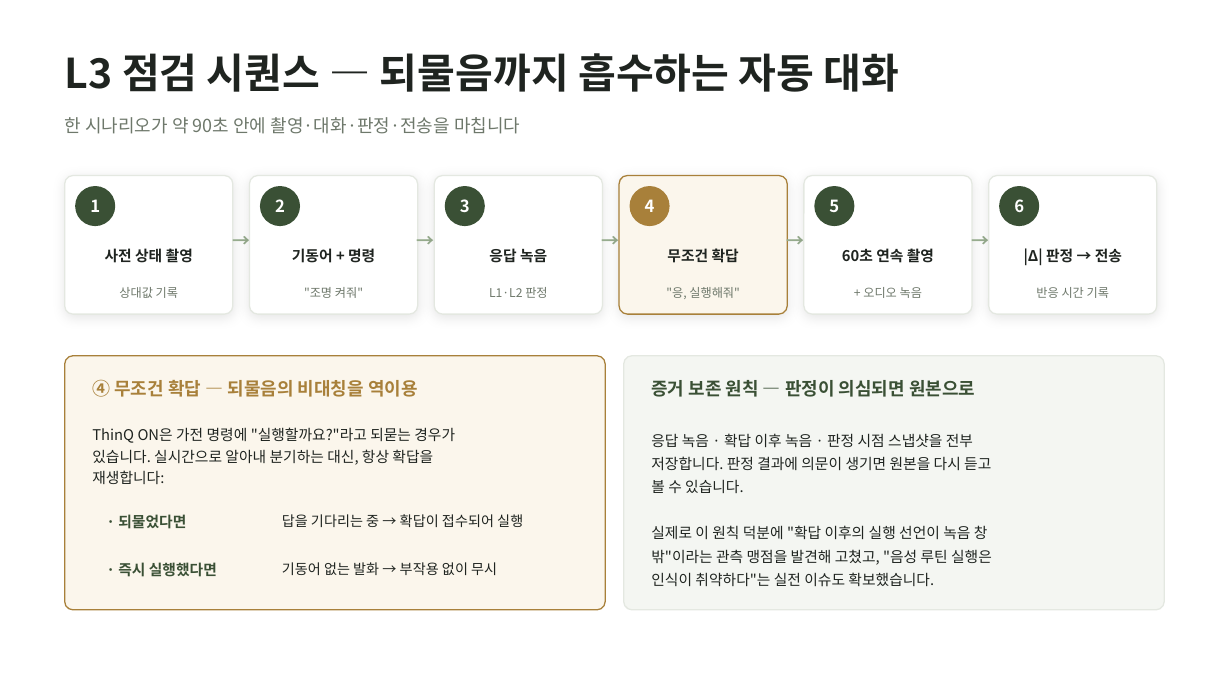
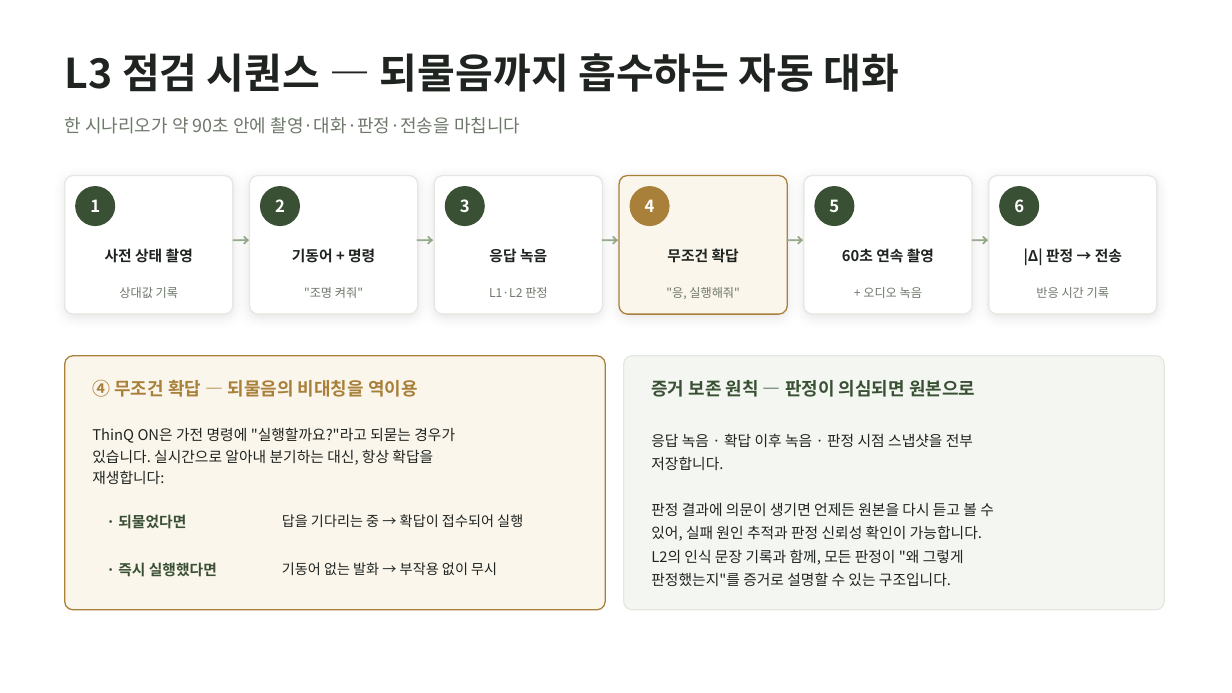
Before and after one commit to wonseok0415/wonseok-lab, a slide deck: slide 19 of thinqreal/fieldcheck/FieldCheck_진행보고_20260805.pptx. Drawn at 1232x693 pixels with LibreOffice and Linux fonts; fonts in the diff are those of the drawing. Boxes give left, top, right and bottom in pixels: in the first picture for what was removed or moved away, otherwise in the second. Text is boxed around its words. In the diff, an @@ line names an element or a change of style, - is before the commit and + after.

```diff
--- a/thinqreal/fieldcheck/FieldCheck_진행보고_20260805.pptx
+++ b/thinqreal/fieldcheck/FieldCheck_진행보고_20260805.pptx
@@ text at <box>651,456,994,586</box>: text changed @@
-저장합니다. 판정 결과에 의문이 생기면 원본을 다시 듣고
-볼 수 있습니다.
-실제로 이 원칙 덕분에 "확답 이후의 실행 선언이 녹음 창
-밖"이라는 관측 맹점을 발견해 고쳤고, "음성 루틴 실행은
-인식이 취약하다"는 실전 이슈도 확보했습니다.
+저장합니다.
+판정 결과에 의문이 생기면 언제든 원본을 다시 듣고 볼 수
+있어, 실패 원인 추적과 판정 신뢰성 확인이 가능합니다.
+L2의 인식 문장 기록과 함께, 모든 판정이 "왜 그렇게
+판정했는지"를 증거로 설명할 수 있는 구조입니다.
```
Also in this commit, not shown: 2 other slides changed, 2 other files.
